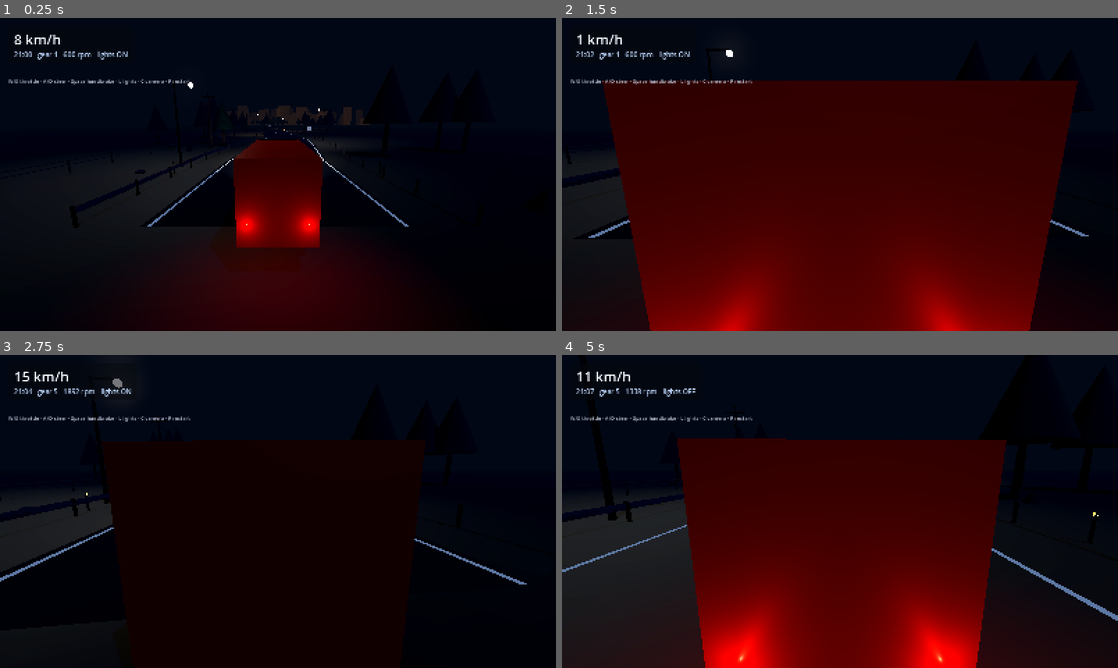
Above: before the commit, frames 1-4 (two rows, left to right).
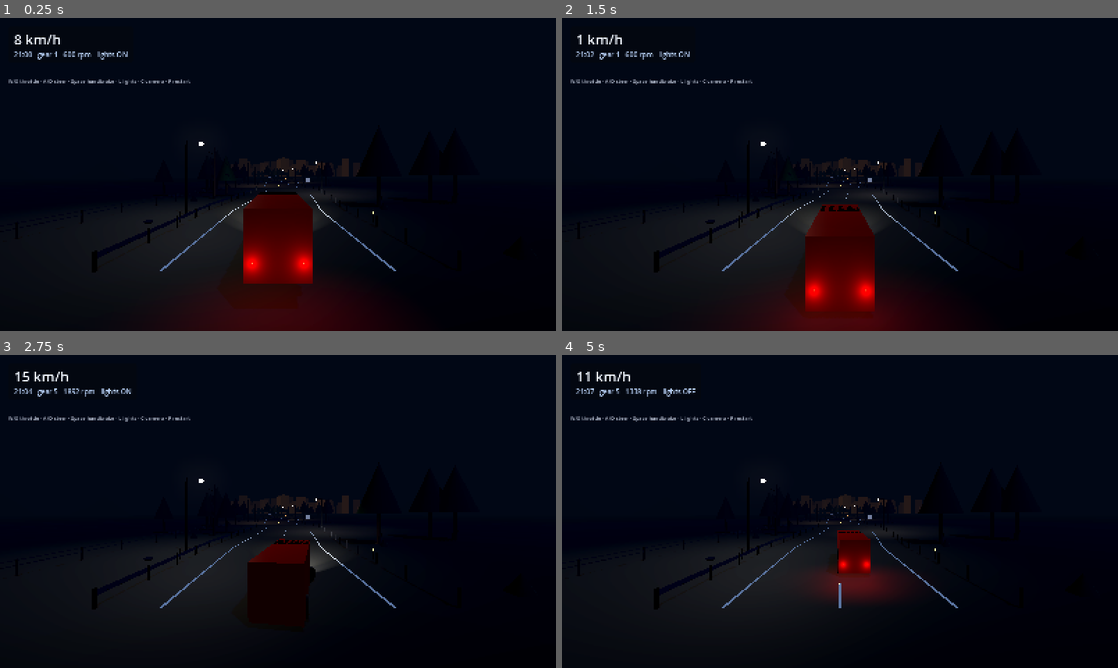
Above: after the commit, the same moments.

Repository: abbasTtBoy1235/Roadverse-Godot
Game: Godot game, scene res://scenes/main.tscn
Same seed, same stepped clock (60 frames per second), same inputs: the game is played once before the commit and once after it.
Inputs (mouse positions are in pixels of both pictures, inside the frame that each line leads up to):
- Up to frame 1 (0.25 s): no input
- Up to frame 2 (1.5 s): tap Enter at 0.5 s; move the mouse to (962, 158) at 0.52 s; hold D (rv_steer_right) 0.53-1.25 s; hold C (rv_toggle_camera) 0.53-1.25 s; click (962, 158) at 0.67 s; right-click (962, 158) at 0.8 s; drag from (728, 190) to (812, 237) at 1.27 s
- Up to frame 3 (2.75 s): move the mouse to (333, 442) at 2.02 s; hold D (rv_steer_right) from 2.03 s (still down); hold W (rv_throttle) from 2.03 s (still down); click (333, 442) at 2.17 s; right-click (333, 442) at 2.3 s
- Up to frame 4 (5 s): release D (rv_steer_right) at 2.75 s; release W (rv_throttle) at 2.75 s; drag from (812, 574) to (673, 464) at 2.77 s; move the mouse to (1006, 558) at 3.52 s; hold A (rv_steer_left) 3.53-4.25 s; hold Right mouse button (rv_look, bound only after the commit) 3.53-4.25 s; tap L (rv_toggle_headlights) at 3.6 s; click (1006, 558) at 3.67 s; tap Escape (rv_pause, bound only after the commit) at 4.15 s; drag from (673, 464) to (756, 433) at 4.27 s

The runs differ from the first frame. In frame 1, 9.9% of the frame differs, in the area x 13-74%, y 20-85%; in frame 2, 58%, in the area x 4-95%, y 10-100%; in frame 3, 9.2%; in frame 4, 46%.
Error after the commit: Parse Error: Identifier "Settings" not declared in the current scope. (res://scripts/camera/chase_camera.gd:38)

Commit message:
feat(camera): mouse look, zoom and recentring
- CameraOrbit: pure yaw/pitch/zoom state with clamping, invert-Y and
  recentring, unit tested (15 checks)
- ChaseCamera: hold RMB to look around relative to the truck, wheel to
  zoom, middle click to recentre, C cycles chase/close/cockpit
- Settings autoload persists sensitivity, invert-Y and fullscreen to
  user://settings.cfg
- rv_look is bound to the right mouse button in InputSetup

Diff:
--- /dev/null
+++ b/scripts/camera/camera_orbit.gd
@@ -0,0 +1,41 @@
+class_name CameraOrbit
+extends RefCounted
+## Pure orbit state for the chase camera: yaw, pitch and zoom with clamping and
+## recentring. No nodes involved, so it is unit tested in tests/test_camera_orbit.gd.
+
+const MIN_PITCH := -0.30
+const MAX_PITCH := 0.95
+const MIN_ZOOM := 0.55
+const MAX_ZOOM := 1.70
+
+var yaw := 0.0
+var pitch := 0.0
+var zoom := 1.0
+
+
+func apply_mouse(relative: Vector2, sensitivity: float, invert_y := false) -> void:
+	yaw = wrapf(yaw - relative.x * sensitivity, -PI, PI)
+
+	var sign := 1.0 if invert_y else -1.0
+	pitch = clampf(pitch + relative.y * sensitivity * sign, MIN_PITCH, MAX_PITCH)
+
+
+func apply_zoom(steps: float) -> void:
+	zoom = clampf(zoom - steps * 0.08, MIN_ZOOM, MAX_ZOOM)
+
+
+## Eases yaw and pitch back behind the truck.
+func recentre(delta: float, speed: float) -> void:
+	var weight := clampf(delta * speed, 0.0, 1.0)
+	yaw = lerp_angle(yaw, 0.0, weight)
+	pitch = lerpf(pitch, 0.0, weight)
+
+
+func reset() -> void:
+	yaw = 0.0
+	pitch = 0.0
+	zoom = 1.0
+
+
+func is_offset() -> bool:
+	return absf(yaw) > 0.001 or absf(pitch) > 0.001
--- a/scripts/camera/chase_camera.gd
+++ b/scripts/camera/chase_camera.gd
@@ -1,19 +1,24 @@
 class_name ChaseCamera
 extends Camera3D
-## Smooth third-person camera. Press C to cycle chase / close chase / cockpit.
+## Third-person camera. Drag with the right mouse button to look around, scroll to
+## zoom, press C to cycle chase / close / cockpit. The camera drifts back behind
+## the truck on its own once you let go.
 
 @export var target_path: NodePath
 @export var distance := 9.5
 @export var height := 3.6
 @export var look_height := 1.6
 @export var smooth := 5.5
+@export var recentre_speed := 1.8
 @export var cockpit_offset := Vector3(0.0, 2.35, -1.9)
 
 enum Mode { CHASE, CHASE_CLOSE, COCKPIT }
 
 var mode: Mode = Mode.CHASE
+var orbit := CameraOrbit.new()
 
 var _target: Node3D
+var _looking := false
 
 
 func _ready() -> void:
@@ -26,11 +31,30 @@
 func _unhandled_input(event: InputEvent) -> void:
 	if event.is_action_pressed("rv_toggle_camera"):
 		mode = ((mode + 1) % 3) as Mode
+		orbit.reset()
+		return
+
+	if event is InputEventMouseMotion and _looking:
+		orbit.apply_mouse(event.relative, _sensitivity(), Settings.invert_y)
+		return
+
+	if event is InputEventMouseButton and event.pressed:
+		if event.button_index == MOUSE_BUTTON_WHEEL_UP:
+			orbit.apply_zoom(1.0)
+		elif event.button_index == MOUSE_BUTTON_WHEEL_DOWN:
+			orbit.apply_zoom(-1.0)
+		elif event.button_index == MOUSE_BUTTON_MIDDLE:
+			orbit.reset()
 
 
-func _physics_process(delta: float) -> void:
+func _process(delta: float) -> void:
 	if _target == null:
 		return
+
+	_looking = Input.is_action_pressed("rv_look")
+
+	if not _looking and orbit.is_offset():
+		orbit.recentre(delta, recentre_speed)
 
 	var weight := 1.0 - exp(-smooth * delta)
 
@@ -40,12 +64,32 @@
 		global_basis = _target.global_basis
 		return
 
-	var follow_distance := distance if mode == Mode.CHASE else distance * 0.55
-	var follow_height := height if mode == Mode.CHASE else height * 0.75
+	var follow_distance := distance * orbit.zoom
+	var follow_height := height
 
-	var desired := _target.global_position \
-		- _target.global_basis.z * -follow_distance \
+	if mode == Mode.CHASE_CLOSE:
+		follow_distance *= 0.55
+		follow_height *= 0.75
+
+	# Base orientation follows the truck's heading; yaw and pitch are layered on
+	# top so looking around stays relative to the truck.
+	var base := Basis(Vector3.UP, _target.global_rotation.y)
+	var view := base * Basis(Vector3.UP, orbit.yaw) * Basis(Vector3.RIGHT, orbit.pitch)
+
+	var desired := _target.global_position + view * Vector3(0.0, 0.0, follow_distance) \
 		+ Vector3.UP * follow_height
 
 	global_position = global_position.lerp(desired, weight)
 	look_at(_target.global_position + Vector3.UP * look_height, Vector3.UP)
+
+
+func _sensitivity() -> float:
+	if Settings == null:
+		return 0.12
+
+	return Settings.mouse_sensitivity
+
+
+## Test hook: the current view offset in metres, used by the headless checks.
+func orbit_offset() -> Vector2:
+	return Vector2(orbit.yaw, orbit.pitch)
--- a/scripts/core/input_setup.gd
+++ b/scripts/core/input_setup.gd
@@ -16,6 +16,12 @@
 	"rv_toggle_headlights": [KEY_L],
 	"rv_toggle_camera": [KEY_C],
 	"rv_restart": [KEY_R],
+	"rv_pause": [KEY_ESCAPE],
+}
+
+## Mouse-bound actions: action name -> button index.
+const MOUSE_ACTIONS := {
+	"rv_look": MOUSE_BUTTON_RIGHT,
 }
 
 
@@ -24,6 +30,24 @@
 
 
 static func ensure_registered() -> void:
+	for action_name: String in MOUSE_ACTIONS:
+		if not InputMap.has_action(action_name):
+			InputMap.add_action(action_name)
+
+		var wanted: int = MOUSE_ACTIONS[action_name]
+		var present := false
+		for event: InputEvent in InputMap.action_get_events(action_name):
+			if event is InputEventMouseButton and event.button_index == wanted:
+				present = true
+				break
+
+		if present:
+			continue
+
+		var mouse_event := InputEventMouseButton.new()
+		mouse_event.button_index = wanted
+		InputMap.action_add_event(action_name, mouse_event)
+
 	for action_name: String in ACTIONS:
 		if not InputMap.has_action(action_name):
 			InputMap.add_action(action_name, 0.2)
--- /dev/null
+++ b/scripts/core/settings.gd
@@ -0,0 +1,57 @@
+extends Node
+## User settings persisted to user://settings.cfg. Autoloaded as "Settings".
+
+const CONFIG_PATH := "user://settings.cfg"
+
+var mouse_sensitivity := 0.12
+var invert_y := false
+var fullscreen := false
+
+
+func _ready() -> void:
+	load_settings()
+	apply()
+
+
+func load_settings() -> void:
+	var config := ConfigFile.new()
+	if config.load(CONFIG_PATH) != OK:
+		return
+
+	mouse_sensitivity = clampf(config.get_value("camera", "mouse_sensitivity", mouse_sensitivity), 0.02, 0.40)
+	invert_y = bool(config.get_value("camera", "invert_y", invert_y))
+	fullscreen = bool(config.get_value("video", "fullscreen", fullscreen))
+
+
+func save_settings() -> void:
+	var config := ConfigFile.new()
+	config.set_value("camera", "mouse_sensitivity", mouse_sensitivity)
+	config.set_value("camera", "invert_y", invert_y)
+	config.set_value("video", "fullscreen", fullscreen)
+	config.save(CONFIG_PATH)
+
+
+func apply() -> void:
+	if DisplayServer.get_name() == "headless":
+		return
+
+	DisplayServer.window_set_mode(
+		DisplayServer.WINDOW_MODE_FULLSCREEN if fullscreen else DisplayServer.WINDOW_MODE_WINDOWED
+	)
+
+
+## Changing a setting from the UI should persist immediately.
+func set_mouse_sensitivity(value: float) -> void:
+	mouse_sensitivity = clampf(value, 0.02, 0.40)
+	save_settings()
+
+
+func set_invert_y(value: bool) -> void:
+	invert_y = value
+	save_settings()
+
+
+func set_fullscreen(value: bool) -> void:
+	fullscreen = value
+	apply()
+	save_settings()
--- /dev/null
+++ b/tests/test_camera_orbit.gd
@@ -0,0 +1,99 @@
+extends SceneTree
+## Headless unit tests for the camera orbit maths.
+##
+##   godot --headless --path . --script res://tests/test_camera_orbit.gd
+
+var _checks := 0
+var _failures := 0
+
+
+func _initialize() -> void:
+	print("[orbit] running tests")
+
+	_test_starts_centred()
+	_test_horizontal_look()
+	_test_vertical_clamp()
+	_test_invert()
+	_test_zoom_clamp()
+	_test_recentre()
+	_test_reset()
+
+	print("[orbit] %d checks, %d failures" % [_checks, _failures])
+	quit(1 if _failures > 0 else 0)
+
+
+func _check(condition: bool, message: String) -> void:
+	_checks += 1
+	if condition:
+		print("  ok   %s" % message)
+	else:
+		_failures += 1
+		printerr("  FAIL %s" % message)
+
+
+func _test_starts_centred() -> void:
+	var orbit := CameraOrbit.new()
+	_check(not orbit.is_offset(), "starts centred")
+	_check(is_equal_approx(orbit.zoom, 1.0), "starts at zoom 1")
+
+
+func _test_horizontal_look() -> void:
+	var orbit := CameraOrbit.new()
+	orbit.apply_mouse(Vector2(10.0, 0.0), 0.1)
+	_check(orbit.yaw < 0.0, "dragging right rotates the yaw (%.2f)" % orbit.yaw)
+	_check(orbit.is_offset(), "orbit reports an offset after looking")
+
+	var wrapped := CameraOrbit.new()
+	wrapped.apply_mouse(Vector2(100000.0, 0.0), 0.1)
+	_check(absf(wrapped.yaw) <= PI, "yaw wraps inside [-PI, PI] (%.2f)" % wrapped.yaw)
+
+
+func _test_vertical_clamp() -> void:
+	var orbit := CameraOrbit.new()
+	for i in 100:
+		orbit.apply_mouse(Vector2(0.0, 50.0), 0.1)
+	_check(orbit.pitch >= CameraOrbit.MIN_PITCH - 0.001, "pitch cannot go below the minimum")
+	_check(orbit.pitch <= CameraOrbit.MAX_PITCH + 0.001, "pitch cannot go above the maximum")
+
+
+func _test_invert() -> void:
+	var normal := CameraOrbit.new()
+	normal.apply_mouse(Vector2(0.0, 40.0), 0.1)
+
+	var inverted := CameraOrbit.new()
+	inverted.apply_mouse(Vector2(0.0, 40.0), 0.1, true)
+
+	_check(signf(normal.pitch) != signf(inverted.pitch), "invert flips the vertical direction")
+	_check(absf(normal.pitch) > 0.0, "vertical look produces pitch")
+
+
+func _test_zoom_clamp() -> void:
+	var orbit := CameraOrbit.new()
+	for i in 50:
+		orbit.apply_zoom(1.0)
+	_check(orbit.zoom >= CameraOrbit.MIN_ZOOM - 0.001, "zoom cannot go below the minimum (%.2f)" % orbit.zoom)
+
+	for i in 100:
+		orbit.apply_zoom(-1.0)
+	_check(orbit.zoom <= CameraOrbit.MAX_ZOOM + 0.001, "zoom cannot go above the maximum (%.2f)" % orbit.zoom)
+
+
+func _test_recentre() -> void:
+	var orbit := CameraOrbit.new()
+	orbit.apply_mouse(Vector2(200.0, 100.0), 0.1)
+	var before := absf(orbit.yaw)
+
+	orbit.recentre(0.5, 2.0)
+
+	_check(absf(orbit.yaw) < before, "recentre pulls the yaw back (%.2f -> %.2f)" % [before, orbit.yaw])
+	_check(absf(orbit.pitch) < 0.3, "recentre pulls the pitch back")
+
+
+func _test_reset() -> void:
+	var orbit := CameraOrbit.new()
+	orbit.apply_mouse(Vector2(200.0, 100.0), 0.1)
+	orbit.apply_zoom(2.0)
+	orbit.reset()
+
+	_check(not orbit.is_offset(), "reset clears the yaw and pitch")
+	_check(is_equal_approx(orbit.zoom, 1.0), "reset restores the zoom")
